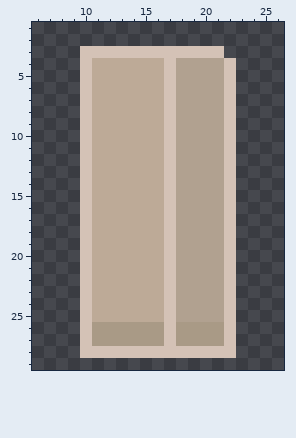
One commit to this pixel-art sprite: assets/structures/wall.png. This is how it looked before the edit.
The file is 160x160 pixels, drawn in blocks of 5x5; one block is one cell here. Shown: x 6..26, y 1..29.
Now the later version:
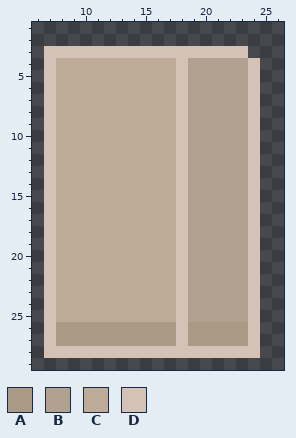
Palette (. is transparent): A #a99a86  B #b1a190  C #bdaa97  D #d4c2b6
The exact change:
Colour A is added in rows 26 to 27 at x 8 to 9 and 23.
Colour A replaces colour D in rows 26 to 27 at x 10, 17 and 22.
Colour B is added in rows 4 to 25 at x 23.
Colour B replaces colour D in rows 4 to 25 at x 22.
Colour C is added in rows 4 to 25 at x 8 to 9.
Colour C replaces colour D in rows 4 to 25 at x 10 and 17.
Colour D is added in row 3 at x 7 to 9 and 22 to 23; in rows 4 to 27 at x 7 and 24; in row 28 at x 7 to 9 and 23 to 24.
Colour D replaces colour A in rows 26 to 27 at x 18.
Colour D replaces colour B in rows 4 to 25 at x 18.
Pixel boxes of the changes (left, top, right, bottom) in both pictures:
changed: (44, 46, 92, 358)
changed: (164, 46, 260, 358)
